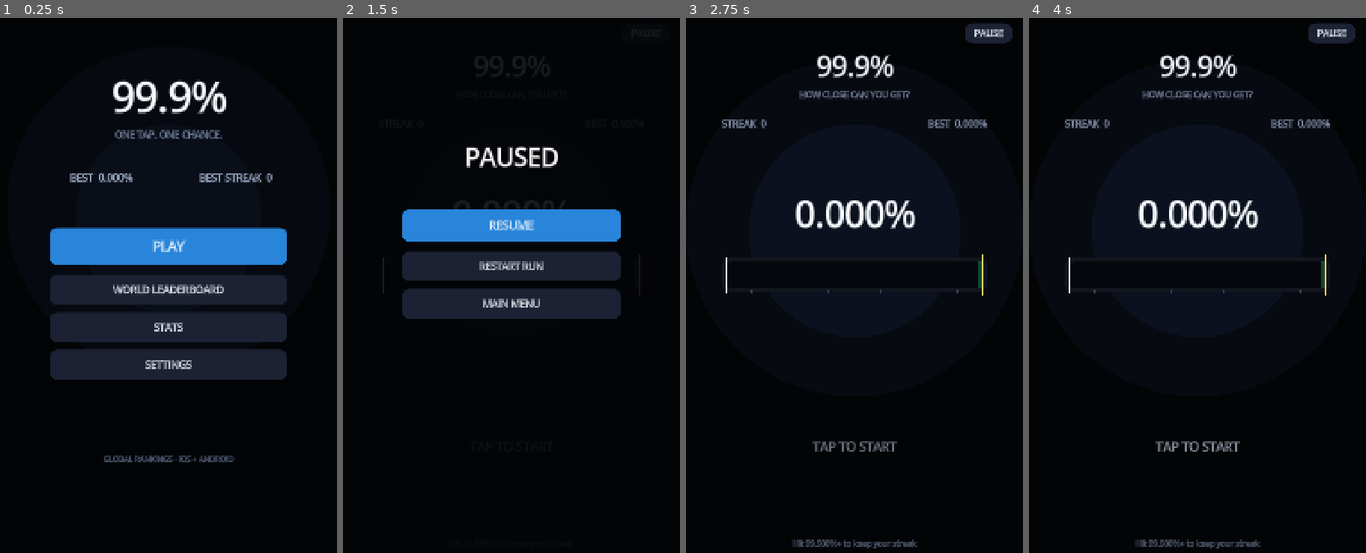
Above: before the commit, frames 1-4 (left to right).
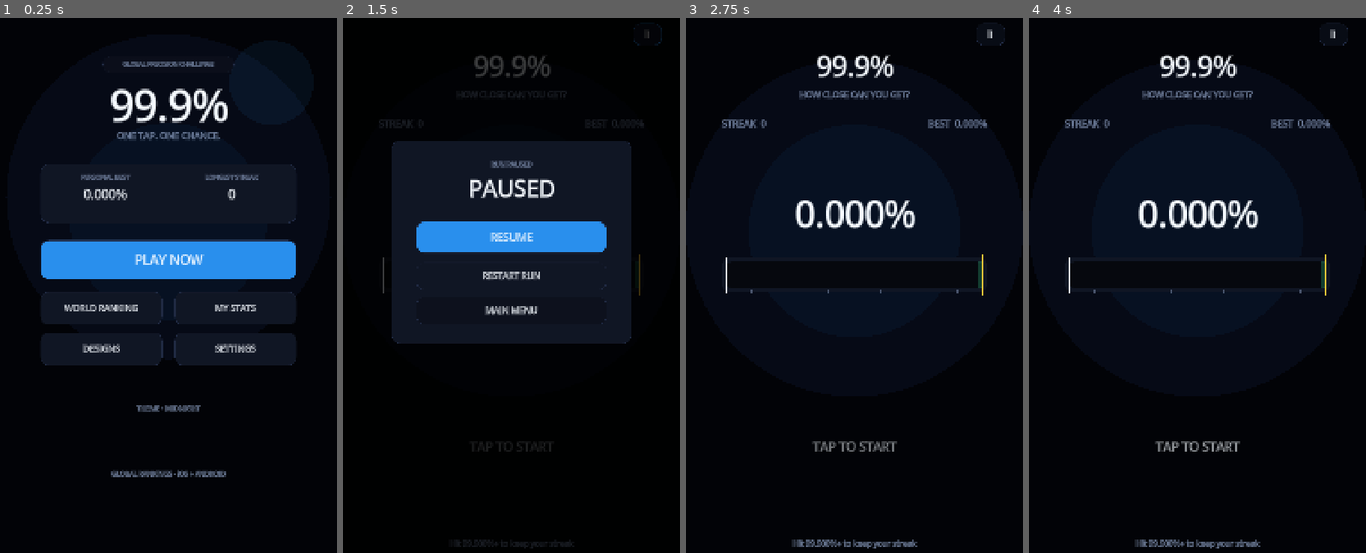
Above: after the commit, the same moments.

Repository: acciento89-bot/99-9
Game: Godot game, scene res://scenes/main.tscn
Two runs of this game, one before a commit and one after it. Both use one fixed random seed, a clock stepped at 60 frames per second and the inputs below.
Inputs:
- Up to frame 1 (0.25 s): no input
- Up to frame 2 (1.5 s): click "PLAY" (after the commit: "PLAY NOW") at 0.5 s; click "PAUSE" (after the commit: "II") at 1.25 s
- Up to frame 3 (2.75 s): click "RESTART RUN" at 2 s
- Up to frame 4 (4 s): click "PAUSE" (after the commit: "II") at 2.75 s; click "RESTART RUN" at 3.5 s

The runs differ from the first frame. In frame 1, 15% of the frame differs, in the area x 12-91%, y 6-86%; in frame 2, 18%, in the area x 11-95%, y 1-61%; in frame 3, 0.7%; in frame 4, 0.7%.

Commit message:
Switch Build 3 to polished mobile UI controller

Diff:
--- a/scenes/main.tscn
+++ b/scenes/main.tscn
@@ -1,6 +1,6 @@
 [gd_scene load_steps=3 format=3]
 
-[ext_resource type="Script" path="res://scripts/main.gd" id="1_main"]
+[ext_resource type="Script" path="res://scripts/main_v3.gd" id="1_main"]
 [ext_resource type="Script" path="res://scripts/leaderboard_service.gd" id="2_leaderboard"]
 
 [node name="Main" type="Control"]
